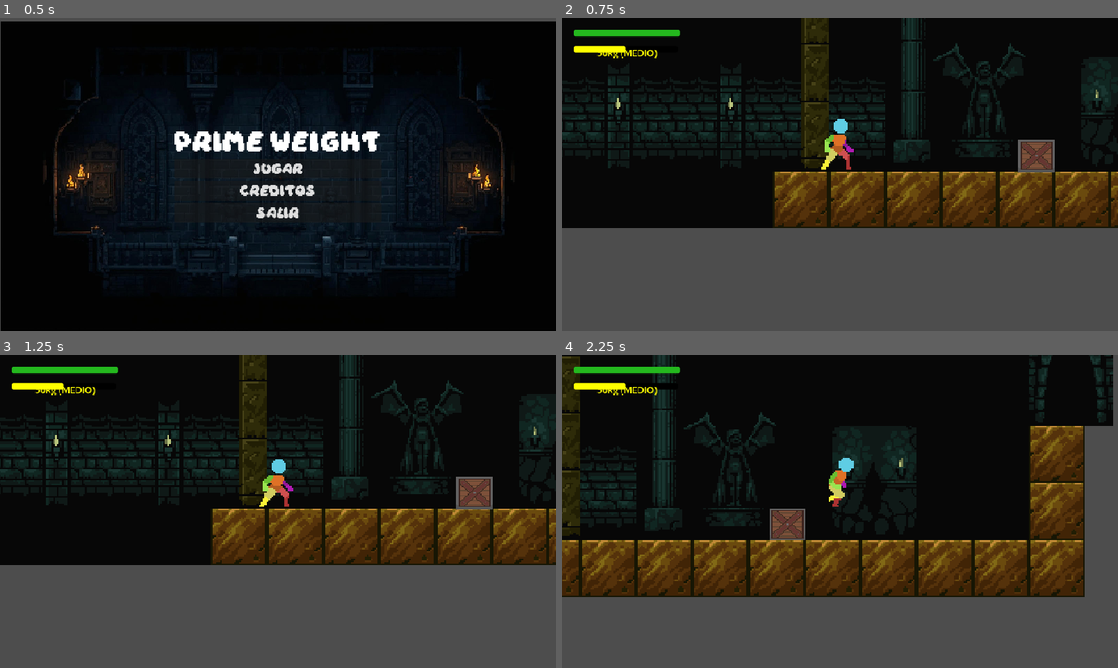
Above: before the commit, frames 1-4 (two rows, left to right).
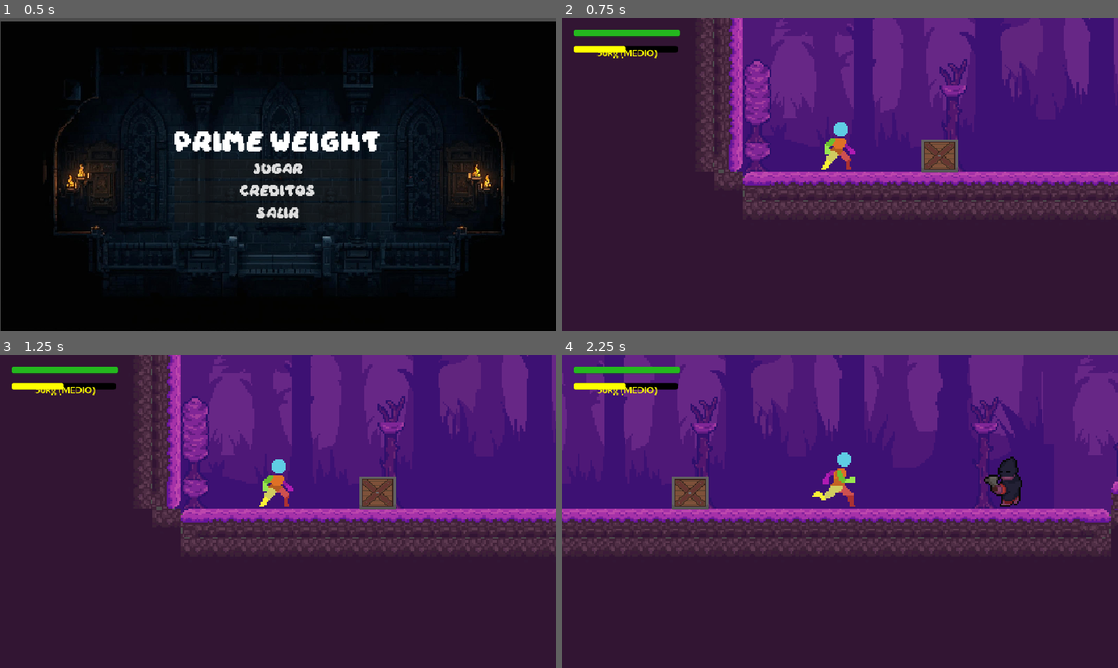
Above: after the commit, the same moments.

Repository: zeckless/Prime-MICh
Game: Godot game, scene res://Scenes/MainMenu.tscn
The game is run twice, just before and just after one commit, with the same random seed, the same clock (stepped at 60 frames per second) and the same inputs.
Inputs:
- Up to frame 1 (0.5 s): no input
- Up to frame 2 (0.75 s): click "Jugar" at 0.5 s
- Up to frame 3 (1.25 s): no input
- Up to frame 4 (2.25 s): tap Enter (ui_accept) at 1.25, 1.52 s; hold Q (decrease_weight) 1.28-2.03 s; hold Right (ui_right) from 1.28 s (still down); tap E (increase_weight) at 2.1 s

Frame 1 is identical in both runs. In frame 2, 99% of the frame differs, in the area x 0-100%, y 0-100%; in frame 3, 99%; in frame 4, 99%.

Commit message:
Mejoradas pantallas de victoria y derrota: removidos overlays y ajustados fondos

Diff:
--- a/Scenes/game_over.tscn
+++ b/Scenes/game_over.tscn
@@ -1,11 +1,18 @@
-[gd_scene load_steps=3 format=3 uid="uid://c6ngcl1r27jus"]
+[gd_scene load_steps=4 format=3 uid="uid://c6ngcl1r27jus"]
 
 [ext_resource type="Script" uid="uid://735jww1spaqk" path="res://Scripts/game_over.gd" id="1_1"]
 [ext_resource type="FontFile" uid="uid://cq58o7phqedpy" path="res://Daydream DEMO.otf" id="2_8fo1c"]
+[ext_resource type="Texture2D" uid="uid://b46wbs5rxk33m" path="res://assets/Gothic-Castle-Files/PNG/fondo1.jpg" id="3_kw2m3"]
 
 [node name="GameOver" type="CanvasLayer"]
 process_mode = 3
 script = ExtResource("1_1")
+
+[node name="Fondo1" type="Sprite2D" parent="."]
+z_index = -2
+position = Vector2(481.62503, 273.62503)
+scale = Vector2(0.30023444, 0.29840955)
+texture = ExtResource("3_kw2m3")
 
 [node name="ColorRect" type="ColorRect" parent="."]
 anchors_preset = 15
--- a/Scenes/mundo.tscn
+++ b/Scenes/mundo.tscn
@@ -2051,7 +2051,7 @@
 layer_0/tile_data = PackedInt32Array(15, 7, 1342177281, 131070, 7, 1342177281, 131071, 7, 1342177281, 65536, 7, 1342177 …(23414 unchanged characters)…
 
 [node name="player" parent="." instance=ExtResource("2_uqtxj")]
-position = Vector2(934.18304, -2.276362)
+position = Vector2(-56.65219, 1.1381807)
 scale = Vector2(1.0440896, 1.1070733)
 
 [node name="Camera2D" type="Camera2D" parent="player"]
--- a/Scenes/victory.tscn
+++ b/Scenes/victory.tscn
@@ -1,19 +1,27 @@
-[gd_scene load_steps=3 format=3 uid="uid://mjuwp88pymm0"]
+[gd_scene load_steps=4 format=3 uid="uid://mjuwp88pymm0"]
 
 [ext_resource type="Script" uid="uid://dlvw8u2or8lom" path="res://Scripts/victory.gd" id="1_1"]
 [ext_resource type="FontFile" uid="uid://cq58o7phqedpy" path="res://Daydream DEMO.otf" id="2_pyhgl"]
+[ext_resource type="Texture2D" uid="uid://b46wbs5rxk33m" path="res://assets/Gothic-Castle-Files/PNG/fondo1.jpg" id="3_kw2m3"]
 
 [node name="Victory" type="CanvasLayer"]
 process_mode = 3
 script = ExtResource("1_1")
 
+[node name="Fondo1" type="Sprite2D" parent="."]
+z_index = -2
+position = Vector2(481.62503, 273.62503)
+scale = Vector2(0.30023444, 0.29840955)
+texture = ExtResource("3_kw2m3")
+
 [node name="ColorRect" type="ColorRect" parent="."]
+visible = false
 anchors_preset = 15
 anchor_right = 1.0
 anchor_bottom = 1.0
 grow_horizontal = 2
 grow_vertical = 2
-color = Color(0, 0.435294, 0, 0.588235)
+color = Color(0, 0, 0, 0)
 
 [node name="CenterContainer" type="CenterContainer" parent="."]
 anchors_preset = 15
